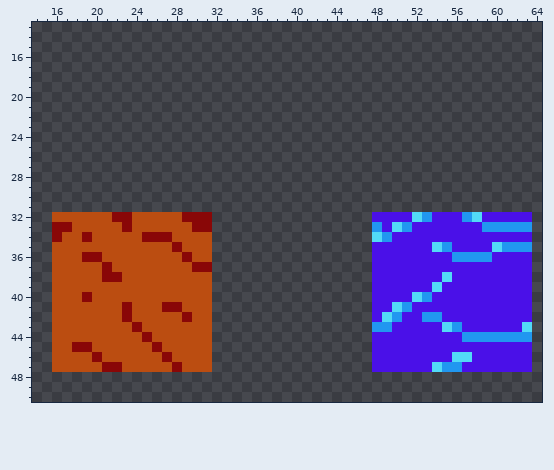
Pixel-art file: Sprites/tileset.aseprite. The first picture shows the starting point.
128x128 pixels, 1 frame. Shown: x 14..64, y 13..50.
New version:
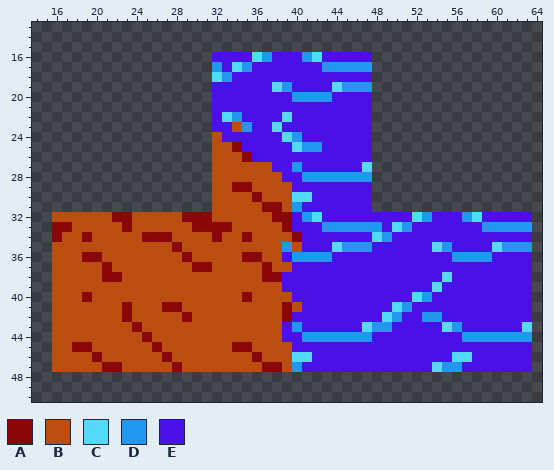
Palette (. is transparent): A #890707  B #bb4d11  C #52daf7  D #2197f0  E #4a10e8
Change:
The author put colour A in row 25 at x 34; in row 26 at x 35; in row 29 at x 34 to 35; in row 30 at x 36; in row 31 at x 37 to 38; in row 32 at x 38 to 39.
The author put colour A in row 33 at x 32 to 33 and 39; in row 34 at x 32, 35 and 40; in row 36 at x 35 to 36; in row 37 at x 37; in row 38 at x 37 to 38; in row 40 at x 35.
The author put colour A in rows 41 to 42 at x 39; in row 45 at x 34 to 35; in row 46 at x 36; in row 47 at x 37 to 38.
The author put colour B in row 23 at x 34; in row 24 at x 32; in row 25 at x 32 to 33; in row 26 at x 32 to 34; in row 27 at x 32 to 37; in row 28 at x 32 to 38.
The author put colour B in row 29 at x 32 to 33 and 36 to 39; in row 30 at x 32 to 35 and 37 to 39; in row 31 at x 32 to 36 and 39; in row 32 at x 32 to 37; in row 33 at x 34 to 38; in row 34 at x 33 to 34 and 36 to 39.
The author put colour B in row 35 at x 32 to 38 and 40; in row 36 at x 32 to 34 and 37 to 38; in row 37 at x 32 to 36 and 38 to 39; in row 38 at x 32 to 36; in row 39 at x 32 to 38; in row 40 at x 32 to 34 and 36 to 39.
The author put colour B in row 41 at x 32 to 38 and 40; in rows 42 to 44 at x 32 to 38; in row 45 at x 32 to 33 and 36 to 39; in row 46 at x 32 to 35 and 37 to 39; in row 47 at x 32 to 36 and 39.
The author put colour C in row 16 at x 36 and 42; in row 17 at x 34; in row 18 at x 32; in row 19 at x 38 and 44; in row 22 at x 33 and 39; in row 23 at x 38.
The author put colour C in row 24 at x 39; in row 25 at x 40; in row 27 at x 47; in row 30 at x 40 to 41; in row 32 at x 42; in row 35 at x 44.
The author put colour C in row 43 at x 47; in row 46 at x 40 to 41.
The author put colour D in row 16 at x 37 and 41; in row 17 at x 32, 35 and 43 to 47; in row 18 at x 33; in row 19 at x 39 and 45 to 47; in row 20 at x 40 to 43; in row 22 at x 34.
The author put colour D in row 23 at x 35; in row 24 at x 40; in row 25 at x 41 to 42; in row 27 at x 40; in row 28 at x 41 to 47; in row 31 at x 40.
The author put colour D in row 32 at x 41; in row 33 at x 43 to 47; in row 35 at x 39 and 45 to 47; in row 36 at x 40 to 43; in row 43 at x 40; in row 44 at x 41 to 47.
The author put colour D in row 47 at x 40.
The author put colour E in row 16 at x 32 to 35, 38 to 40 and 43 to 47; in row 17 at x 33 and 36 to 42; in row 18 at x 34 to 47; in row 19 at x 32 to 37 and 40 to 43; in row 20 at x 32 to 39 and 44 to 47; in row 21 at x 32 to 47.
The author put colour E in row 22 at x 32, 35 to 38 and 40 to 47; in row 23 at x 32 to 33, 36 to 37 and 39 to 47; in row 24 at x 33 to 38 and 41 to 47; in row 25 at x 35 to 39 and 43 to 47; in row 26 at x 36 to 47; in row 27 at x 38 to 39 and 41 to 46.
The author put colour E in row 28 at x 39 to 40; in row 29 at x 40 to 47; in row 30 at x 42 to 47; in row 31 at x 41 to 47; in row 32 at x 40 and 43 to 47; in row 33 at x 40 to 42.
The author put colour E in row 34 at x 41 to 47; in row 35 at x 41 to 43; in row 36 at x 39 and 44 to 47; in row 37 at x 40 to 47; in rows 38 to 39 at x 39 to 47; in row 40 at x 40 to 47.
The author put colour E in row 41 at x 41 to 47; in row 42 at x 40 to 47; in row 43 at x 39 and 41 to 46; in row 44 at x 39 to 40; in row 45 at x 40 to 47; in row 46 at x 42 to 47.
The author put colour E in row 47 at x 41 to 47.
Pixel boxes of the changes (left, top, right, bottom) in both pictures:
added: (212, 52, 372, 372)
